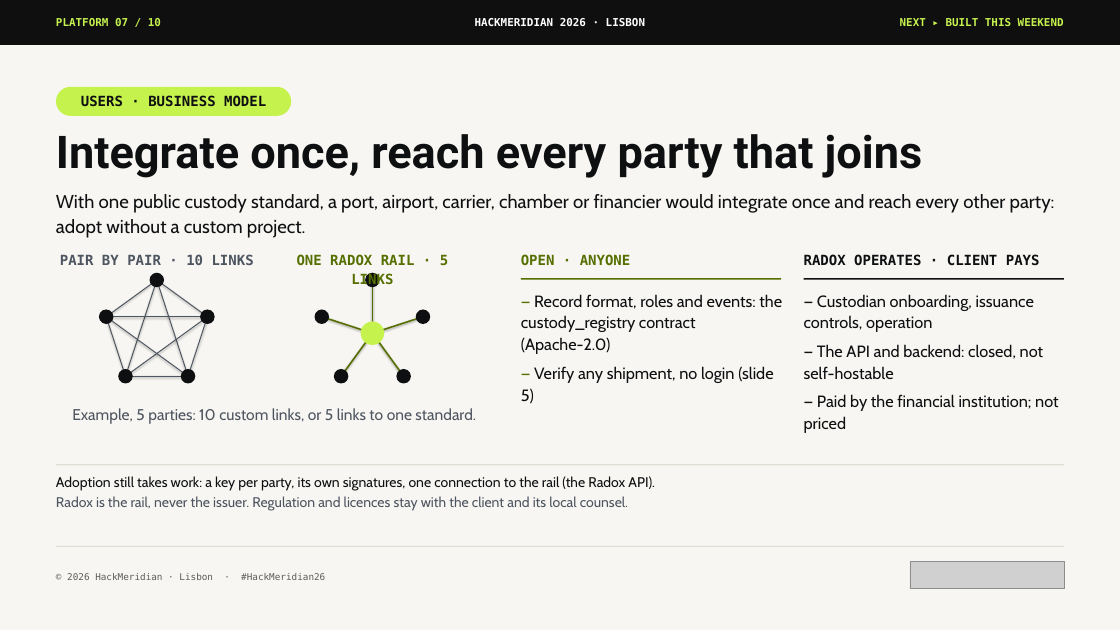
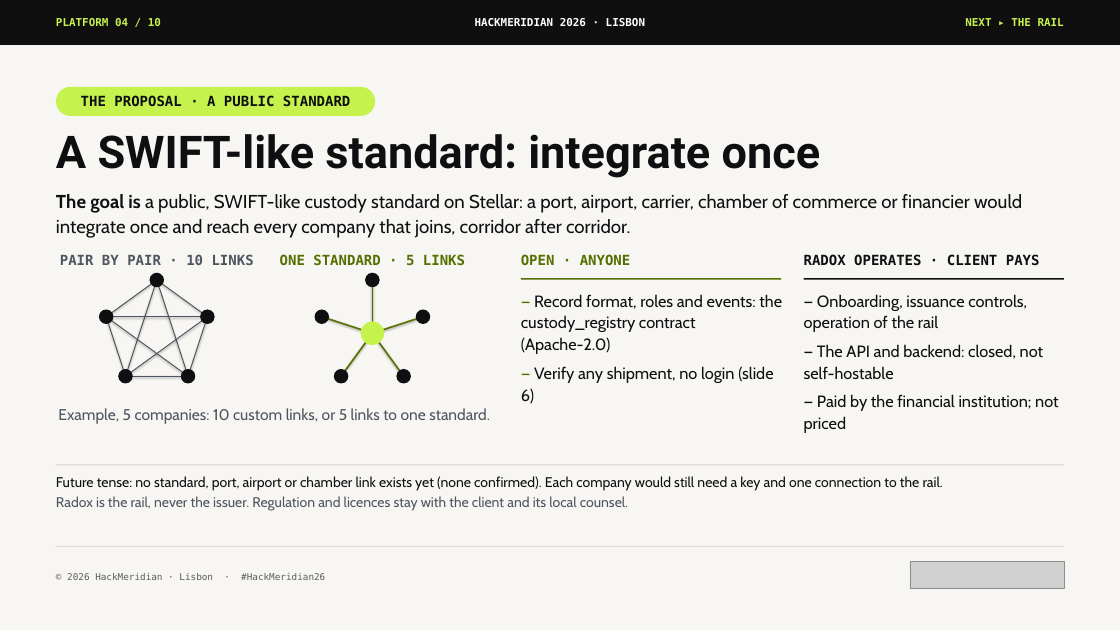
Before and after one commit to pwsaragossy/hackmeridian-cos, a slide deck: slide 4 of projects/hackmeridian-rail/deck/radox-custody-rail.pptx (slide 7 before the commit). Drawn at 1120x630 pixels with LibreOffice and Linux fonts; fonts in the diff are those of the drawing; grey boxes stand for pictures. Boxes give left, top, right and bottom in pixels: in the first picture for what was removed or moved away, otherwise in the second. Text is boxed around its words. In the diff, an @@ line names an element or a change of style, - is before the commit and + after.

Commit message:
update from hackmeridian-rail

```diff
--- a/projects/hackmeridian-rail/deck/radox-custody-rail.pptx
+++ b/projects/hackmeridian-rail/deck/radox-custody-rail.pptx
@@ text at [56, 18, 161, 26]: text changed @@
-PLATFORM 07 / 10
+PLATFORM 04 / 10
@@ text at [965, 18, 1064, 26]: text changed @@
-NEXT ▸ BUILT THIS WEEKEND
+NEXT ▸ THE RAIL
@@ rounded rectangle "THE PROPOSAL · A PUBLIC ...": place and size @@
-rounded rectangle "THE PROPOSAL · A PUBLIC ..." at [56, 87, 291, 116]
+rounded rectangle "THE PROPOSAL · A PUBLIC ..." at [56, 87, 375, 116]
@@ text in rounded rectangle at [81, 95, 350, 106]: text changed @@
-USERS · BUSINESS MODEL
+THE PROPOSAL · A PUBLIC STANDARD
@@ text at [56, 134, 821, 178]: text changed @@
-Integrate once, reach every party that joins
+A SWIFT-like standard: integrate once
@@ text at [56, 194, 1022, 238]: text changed @@
-With one public custody standard, a port, airport, carrier, chamber or financier would integrate once and reach every other party: adopt without a custom project.
+The goal is a public, SWIFT-like custody standard on Stellar: a port, airport, carrier, chamber of commerce or financier would integrate once and reach every company that joins, corridor after corridor.
@@ text at [280, 253, 465, 268]: text changed @@
-ONE RADOX RAIL · 5 LINKS
+ONE STANDARD · 5 LINKS
@@ text at [804, 294, 1027, 332]: text changed @@
-— Custodian onboarding, issuance controls, operation
+— Onboarding, issuance controls, operation of the rail
@@ text at [521, 366, 773, 404]: text changed @@
-— Verify any shipment, no login (slide 5)
+— Verify any shipment, no login (slide 6)
@@ text at [58, 408, 490, 424]: text changed @@
-Example, 5 parties: 10 custom links, or 5 links to one standard.
+Example, 5 companies: 10 custom links, or 5 links to one standard.
@@ text at [56, 476, 943, 491]: text changed @@
-Adoption still takes work: a key per party, its own signatures, one connection to the rail (the Radox API).
+Future tense: no standard, port, airport or chamber link exists yet (none confirmed). Each company would still need a key and one connection to the rail.
```
Also in this commit, not shown: 8 other slides changed, 2 other files.
